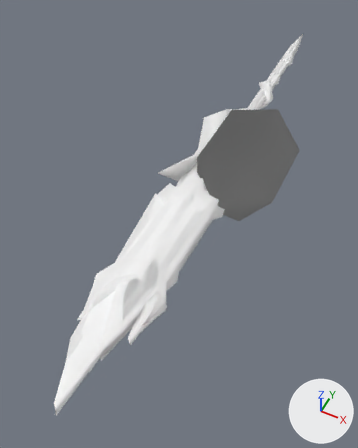
An edit to the glTF model docs/models/weapons/w14/090.glb, drawn before and after from the same camera.
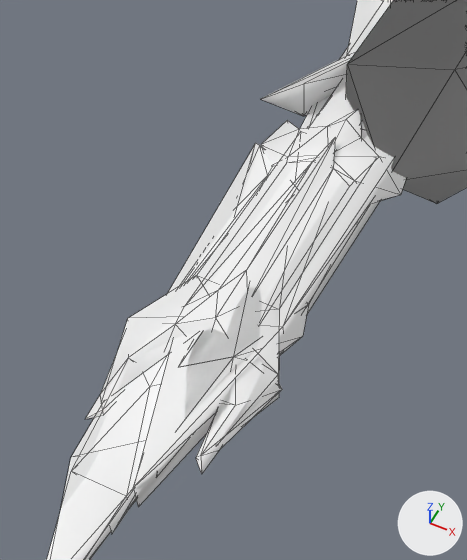
The first picture shows the older version from a 50 mm camera at (0.78, -2.62, 1.93) aimed at (-0.09, -0.87, -0.25). The close-ups show the older and then the newer version on the part from 11% to 71% of the width and 28% to 86% of the height of that picture. Only the edits that show in the close-ups are written down. Arrows for +X, +Y and +Z are at lower right; the lights stay in place. The close-ups show mesh edges as thin lines. Vertices at exactly the same position are counted once.

In view in the first close-up: 'Group[0]', 'Group[100]', 'Group[1]', 'Group[24]', 'Group[2]', 'Group[4]'.
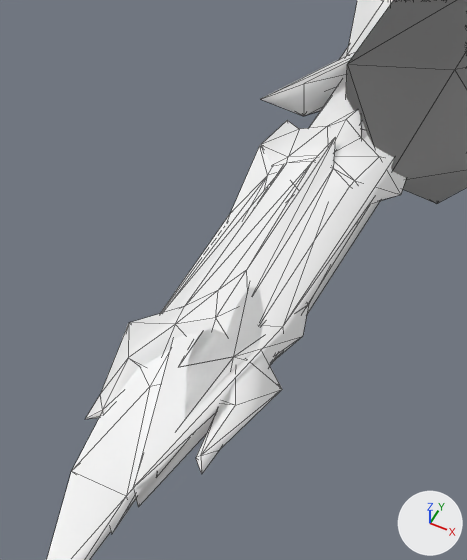
Boxes (x1, y1, x2, y2) around the edits, measured in the close-ups (467 x 560 px):
'Group[2]', reshaped: before (110, 95, 331, 533); after (110, 492, 136, 533)
part 1 of me_group_1, deleted (mostly hidden): before (61, 143, 260, 541)
part 2 of me_group_2, deleted: before (300, 95, 331, 129)
part 3 of me_group_4, deleted: before (104, 146, 368, 440)

The change, as a diff of the scene's bpy script:
```diff
--- a/docs/models/weapons/w14/090.glb.py
+++ b/docs/models/weapons/w14/090.glb.py
@@ me_group_1 @@
 # used by ob_group_1; location = (0.0, 0.0, 0.0)
-me_group_1.from_pydata(...)  # 95 vertices, 129 faces; spans x -0.24..0.17, y -2.18..0.61, z -0.07..0.07
+me_group_1.from_pydata(...)  # 78 vertices, 108 faces; spans x -0.24..0.17, y -2.18..0.61, z -0.07..0.07
+# me_group_1 part 1: the loose piece of 10 vertices spanning x -0.21..0.05, y -2.18..-0.52, z -0.03..0.03 is deleted
+# other edits to the shape of me_group_1 do not show in these pictures
 me_group_1.materials.append(mat_xfb__e1__m00_gaxe090_env)
@@ me_group_2 @@
 # used by ob_group_2; location = (0.0, 0.0, 0.0)
-me_group_2.from_pydata(...)  # 52 vertices, 77 faces; spans x -0.15..0.06, y -1.97..1.2, z -0.05..0.05
+me_group_2.from_pydata(...)  # 36 vertices, 57 faces; spans x -0.15..0.06, y -1.97..0.91, z -0.05..0.05
+# me_group_2 part 2: the loose piece of 9 vertices spanning x -0.15..0.05, y -1.69..-0.1, z -0.03..0.03 is deleted
+# other edits to the shape of me_group_2 do not show in these pictures
 me_group_2.materials.append(mat_xfb__e1__m00_gaxe090_env)
@@ me_group_4 @@
 # used by ob_group_4; location = (0.0, 0.0, 0.0)
-me_group_4.from_pydata(...)  # 89 vertices, 170 faces; spans x -0.196..0.19, y -1.789..-0.746, z -0.09..0.091
+me_group_4.from_pydata(...)  # 73 vertices, 142 faces; spans x -0.196..0.19, y -1.789..-0.746, z -0.09..0.091
+# me_group_4 part 3: the loose piece of 16 vertices spanning x -0.179..0.176, y -1.743..-0.878, z -0.045..0.045 is deleted
 me_group_4.materials.append(mat_xfb__e1__m00_gaxe090_env)
```
